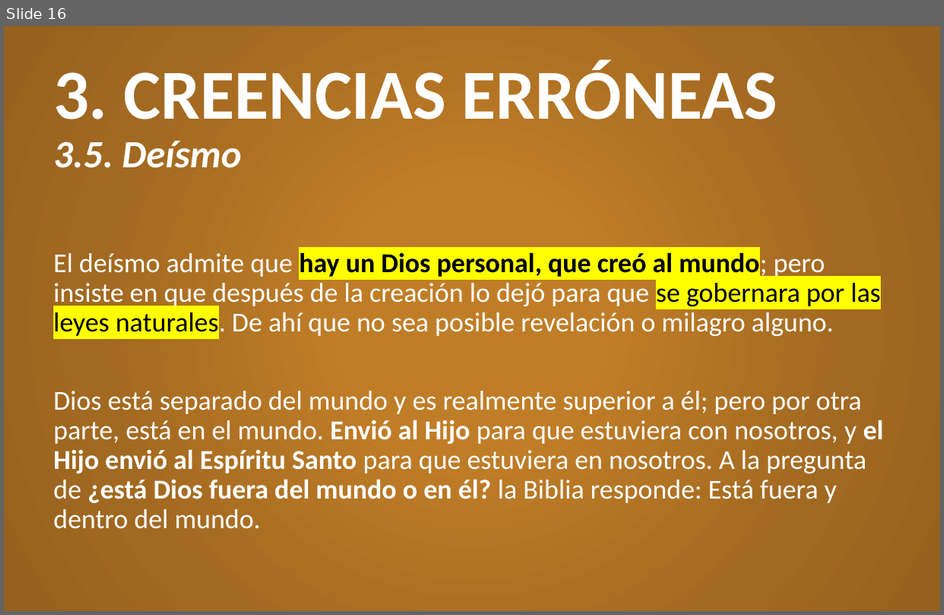
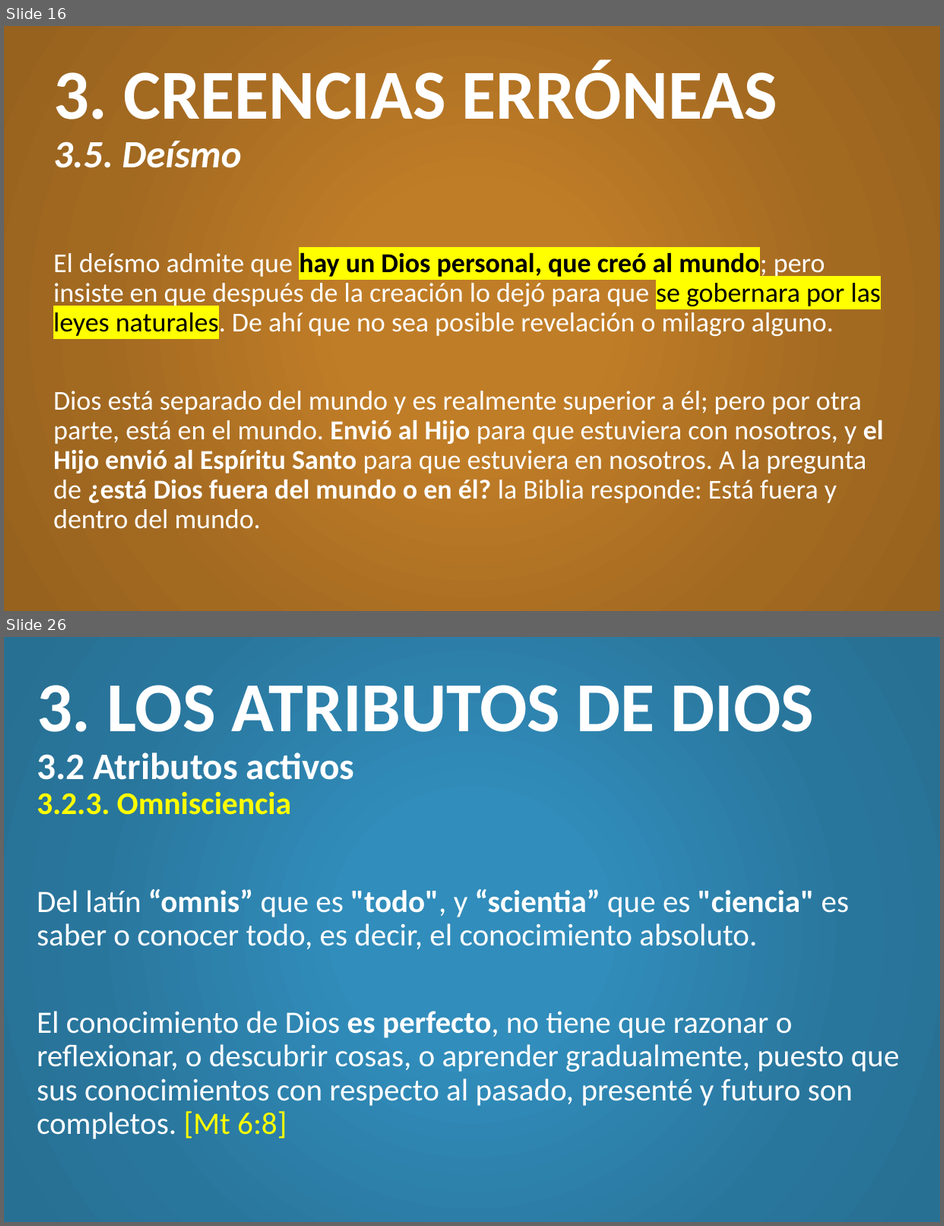
Before and after one commit to CreyTuning/documents, a slide deck: slideshow/Teologia Sistematica y Biblica - Myer Pearlman/Clases/4. Dios.pptx. Shown one above the other, each under a label of ours: slide 16 before the commit, slides 16 and 26 after it; the slides between them are not shown. The pictures are 944x615 and 944x1226 pixels, drawn with LibreOffice and Linux fonts; fonts in the diff are those of the drawing. Boxes give left, top, right and bottom in pixels: in the first picture for what was removed or moved away, otherwise in the second. Text is boxed around its words. In the diff, an @@ line names an element or a change of style, - is before the commit and + after.

Commit message:
4. Dios (Parte 2) y Examen 1

```diff
--- a/slideshow/Teologia Sistematica y Biblica - Myer Pearlman/Clases/4. Dios.pptx
+++ b/slideshow/Teologia Sistematica y Biblica - Myer Pearlman/Clases/4. Dios.pptx
@@ slide 26 added at (4, 637, 940, 1222), background gradient #318DBB to #29769D to #276F93 @@
@@ title added at (37, 685, 814, 815), 54 pt, text #FFFFFF, bold @@
+3. LOS ATRIBUTOS DE DIOS
+3.2 Atributos activos
+3.2.3. Omnisciencia
@@ text added at (37, 889, 900, 1139), 24 pt, text #FFFFFF @@
+Del latín “omnis” que es "todo", y “scientia” que es "ciencia" es saber o conocer todo, es decir, el conocimiento absoluto.
+El conocimiento de Dios es perfecto, no tiene que razonar o reflexionar, o descubrir cosas, o aprender gradualmente, puesto que sus conocimientos con respecto al pasado, presenté y futuro son completos. [Mt 6:8]
```
Also in this commit, not shown: 11 other slides added, 2 other files.
